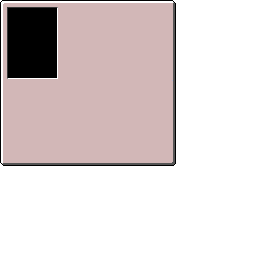
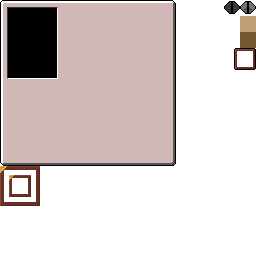
Layers edited between the first and the second 256px x 256px image:
added layer "Addons" above "bg" over left=0, top=1, right=256, bottom=206
